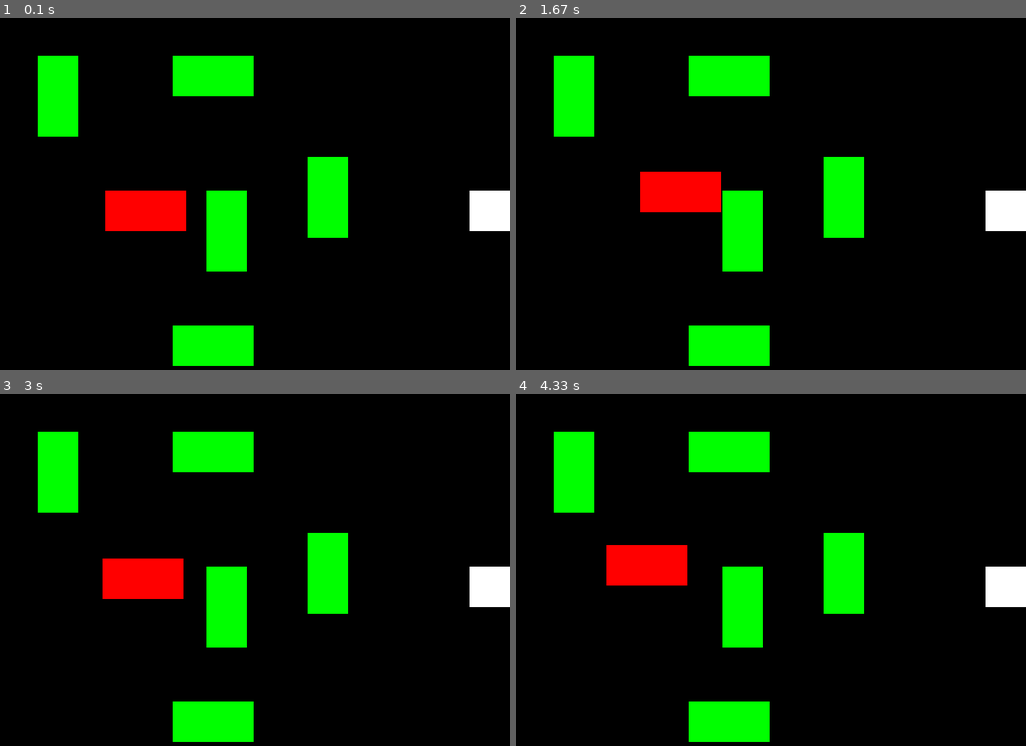
Above: before the commit, frames 1-4 (two rows, left to right).
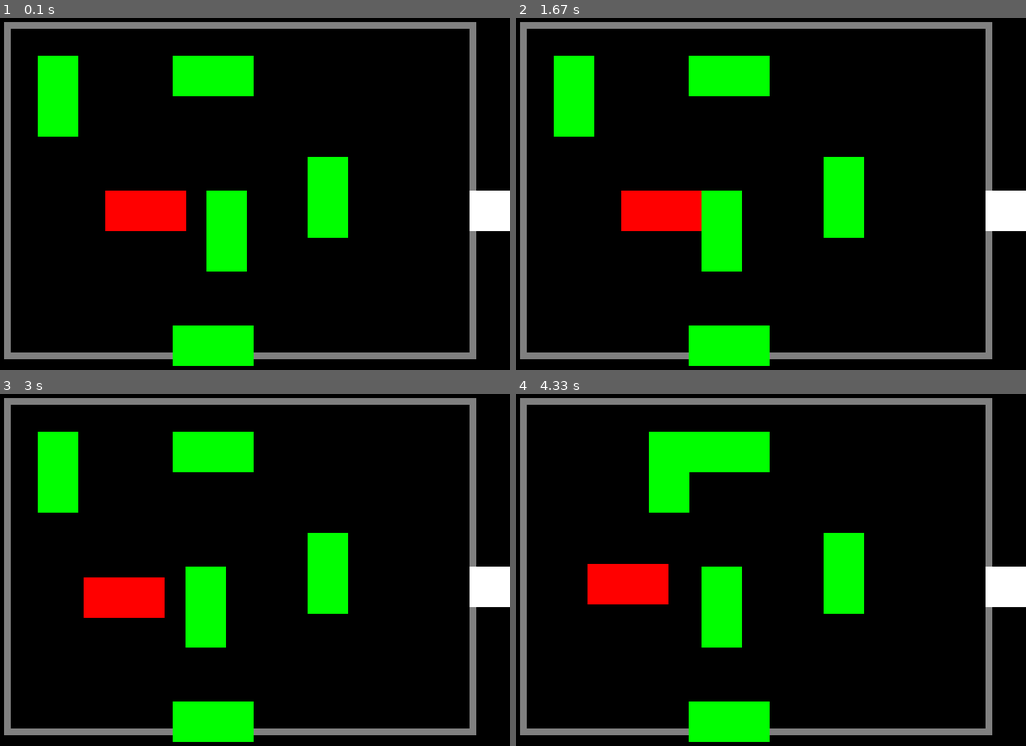
Above: after the commit, the same moments.

Repository: Axel1022/Car-Puzzle
Game: pygame game, started from import pygame.py
The game is run twice, just before and just after one commit, with the same random seed, the same clock (stepped at 60 frames per second) and the same inputs.
Inputs (mouse positions are in pixels of both pictures, inside the frame that each line leads up to):
- Up to frame 1 (0.1 s): no input
- Up to frame 2 (1.67 s): click (740, 232) at 0.38 s; hold Right 0.67-1.13 s; hold Up 1.17-1.63 s
- Up to frame 3 (3 s): hold Left 2.17-2.7 s; hold Down from 2.73 s (still down)
- Up to frame 4 (4.33 s): release Down at 3.03 s; click (587, 506) at 3.12 s; hold Left 3.4-3.8 s; hold Up 3.83-4.2 s; hold Right from 4.23 s (still down)

The runs differ from the first frame. In frame 1, 5.5% of the frame differs, in the area x 0-94%, y 1-97%; in frame 2, 9.3%; in frame 3, 9.6%; in frame 4, 13%.

Commit message:
Primer intento de commit

Diff:
--- a/import pygame.py
+++ b/import pygame.py
@@ -1,6 +1,6 @@
 import pygame
 import sys
-from PIL import Image
+from pygame.locals import *
 
 # Inicializar Pygame
 pygame.init()
@@ -8,12 +8,13 @@
 # Configuración de la pantalla
 screen = pygame.display.set_mode((800, 600))
 pygame.display.set_caption("Car Park Puzzle")
-#Hola buenas
+
 # Colores
 BLACK = (0, 0, 0)
 RED = (255, 0, 0)
 GREEN = (0, 255, 0)
 WHITE = (255, 255, 255)
+GRAY = (128, 128, 128)
 
 # Clase para los autos
 class Car(pygame.sprite.Sprite):
@@ -37,42 +38,83 @@
     Car(GREEN, 120, 60, 300, 500),
     Car(GREEN, 60, 120, 350, 300),
     Car(GREEN, 60, 120, 500, 250),
-
 ]
 
 # Crear la salida
 exit_rect = pygame.Rect(740, 300, 65, 60)
+
+# Definir las paredes
+walls = [
+    pygame.Rect(50, 50, 700, 10),  # Pared superior
+    pygame.Rect(50, 50, 10, 500),  # Pared izquierda
+    pygame.Rect(50, 540, 700, 10), # Pared inferior
+    pygame.Rect(740, 50, 10, 250), # Pared derecha superior
+    pygame.Rect(740, 360, 10, 190) # Pared derecha inferior
+]
 
 # Grupo de sprites
 all_sprites = pygame.sprite.Group()
 all_sprites.add(red_car)
 all_sprites.add(*green_cars)
 
+# Función para verificar colisiones
+def check_collisions(car, other_cars, walls):
+    for other_car in other_cars:
+        if car.rect.colliderect(other_car.rect):
+            return True
+    for wall in walls:
+        if car.rect.colliderect(wall):
+            return True
+    return False
+
 # Bucle principal
 running = True
 while running:
     for event in pygame.event.get():
-        if event.type == pygame.QUIT:
+        if event.type == QUIT:
             running = False
+        elif event.type == MOUSEBUTTONDOWN:
+            if event.button == 1:
+                for car in green_cars:
+                    if car.rect.collidepoint(event.pos):
+                        # Verificar si se debe mover hacia adelante o hacia atrás
+                        if event.pos[0] > car.rect.centerx:
+                            x_change = 1
+                        else:
+                            x_change = -1
+                        # Mover el carro hasta que colisione con algo
+                        while (0 <= car.rect.x + x_change <= 800 - car.rect.width and
+                               not any(car.rect.colliderect(other_car.rect) for other_car in all_sprites if other_car != car) and
+                               not car.rect.colliderect(red_car.rect) and
+                               not any(car.rect.colliderect(wall) for wall in walls)):
+                            car.move(x_change, 0)
+
+                        # Si colisiona, invertir la dirección
+                        if car.rect.colliderect(red_car.rect):
+                            x_change *= -1
+                            while (0 <= car.rect.x + x_change <= 800 - car.rect.width and
+                                   not any(car.rect.colliderect(other_car.rect) for other_car in all_sprites if other_car != car) and
+                                   not any(car.rect.colliderect(wall) for wall in walls)):
+                                car.move(x_change, 0)
 
     # Movimiento del auto rojo
     keys = pygame.key.get_pressed()
-    if keys[pygame.K_LEFT]:
-        red_car.rect.x -= 1
-        if pygame.sprite.spritecollideany(red_car, green_cars):
-            red_car.rect.x += 1
-    if keys[pygame.K_RIGHT]:
-        red_car.rect.x += 1
-        if pygame.sprite.spritecollideany(red_car, green_cars):
-            red_car.rect.x -= 1
-    if keys[pygame.K_UP]:
-        red_car.rect.y -= 1
-        if pygame.sprite.spritecollideany(red_car, green_cars):
-            red_car.rect.y += 1
-    if keys[pygame.K_DOWN]:
-        red_car.rect.y += 1
-        if pygame.sprite.spritecollideany(red_car, green_cars):
-            red_car.rect.y -= 1
+    if keys[K_LEFT]:
+        red_car.move(-1, 0)
+        if check_collisions(red_car, green_cars, walls):
+            red_car.move(1, 0)
+    if keys[K_RIGHT]:
+        red_car.move(1, 0)
+        if check_collisions(red_car, green_cars, walls):
+            red_car.move(-1, 0)
+    if keys[K_UP]:
+        red_car.move(0, -1)
+        if check_collisions(red_car, green_cars, walls):
+            red_car.move(0, 1)
+    if keys[K_DOWN]:
+        red_car.move(0, 1)
+        if check_collisions(red_car, green_cars, walls):
+            red_car.move(0, -1)
 
     # Comprobar si el carro rojo está en la salida
     if red_car.rect.colliderect(exit_rect):
@@ -92,6 +134,8 @@
     # Dibujar todo
     screen.fill(BLACK)
     pygame.draw.rect(screen, WHITE, exit_rect)  # Dibujar la salida
+    for wall in walls:
+        pygame.draw.rect(screen, GRAY, wall)  # Dibujar las paredes
     all_sprites.draw(screen)
     pygame.display.flip()
 
